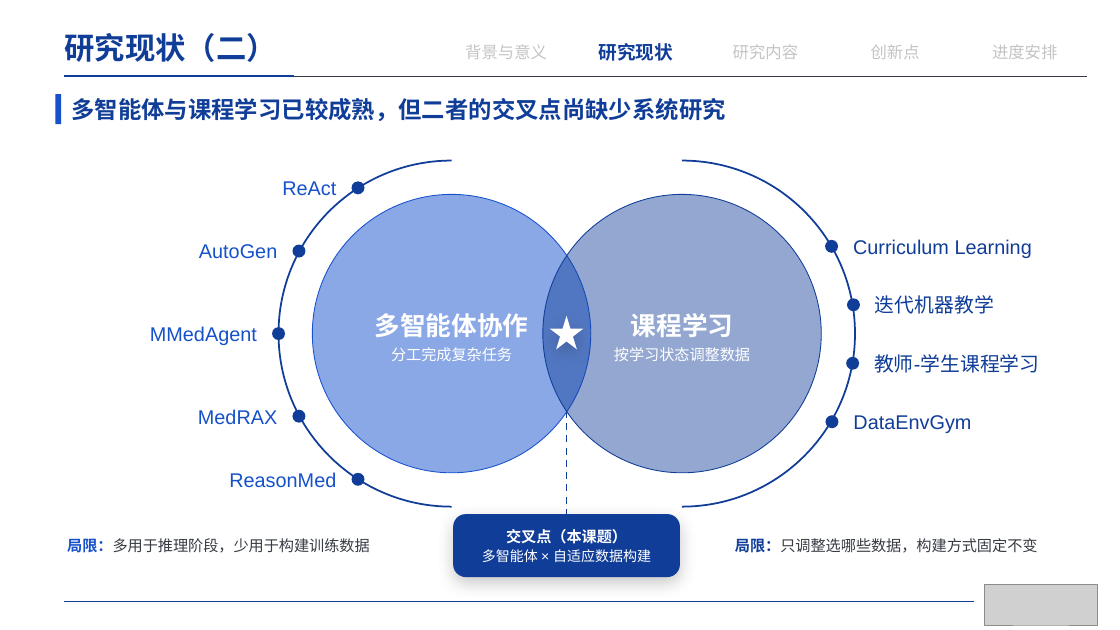
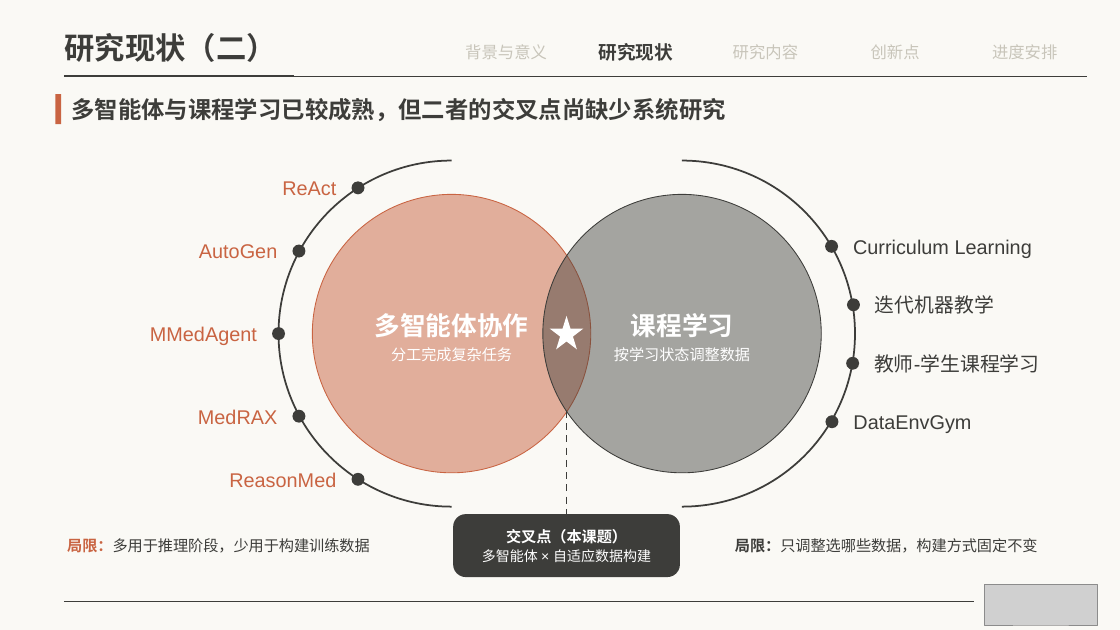
Before and after one commit to irving-2222/Graduation-Thesis, a slide deck: slide 10 of 开题答辩.pptx. Drawn at 1120x630 pixels with LibreOffice and Linux fonts; fonts in the diff are those of the drawing; grey boxes stand for pictures. Boxes give left, top, right and bottom in pixels: in the first picture for what was removed or moved away, otherwise in the second. Text is boxed around its words. In the diff, an @@ line names an element or a change of style, - is before the commit and + after.

```diff
--- a/开题答辩.pptx
+++ b/开题答辩.pptx
@@ background #FFFFFF to #FAF9F5 @@
@@ text "研究现状（二）" at <box>65,33,277,62</box>: font Arial to Cambria, text colour #103D98 to #3D3D3A @@
@@ line (64, 76) - (1088, 76): stroke #373B43 0.5 pt to #3D3D3A 0.5 pt @@
@@ line (64, 76) - (293, 76): stroke #103D98 1.75 pt to #3D3D3A 1.75 pt @@
@@ text "多智能体与课程学习已较成熟，但二者的交叉点尚缺少系统研究" at <box>71,98,725,121</box>: font Arial to Cambria, text colour #103D98 to #3D3D3A @@
@@ rectangle at <box>55,94,61,124</box>: fill #1551CA to #C96442 @@
@@ freeform shape at <box>279,160,452,507</box>: outline #103D98 1.5 pt to #3D3D3A 1.5 pt @@
@@ freeform shape at <box>682,160,855,507</box>: outline #103D98 1.5 pt to #3D3D3A 1.5 pt @@
@@ ellipse "多智能体协作" at <box>313,194,591,472</box>: fill #1652CD at 50% opacity to #C96442 at 50% opacity; outline #1652CD 0.75 pt to #C96442 0.75 pt @@
@@ ellipse "课程学习" at <box>543,194,821,472</box>: fill #103D98 at 45% opacity to #3D3D3A at 45% opacity; outline #103D98 0.75 pt to #3D3D3A 0.75 pt @@
@@ text in ellipse at <box>375,313,529,337</box>: font Arial to Cambria in "多智能体协作" @@
@@ star at <box>549,316,583,350</box>: shadow off @@
@@ text in ellipse at <box>631,313,734,337</box>: font Arial to Cambria in "课程学习" @@
@@ line (567, 411) - (567, 514): stroke #103D98 1.5 pt dashed to #3D3D3A 1.5 pt dashed @@
@@ fill #103D98 to #3D3D3A in 9 elements at <box>351,181,364,194</box>, <box>292,245,305,257</box>, <box>272,327,285,339</box>, <box>292,410,305,423</box>, <box>351,473,364,486</box>, <box>825,240,838,253</box>, <box>847,298,860,311</box>, <box>846,357,859,370</box>, <box>826,415,839,428</box> @@
@@ text colour #103D98 to #3D3D3A in 5 elements at <box>599,43,673,61</box>, <box>853,239,1032,258</box>, <box>875,295,994,314</box>, <box>874,354,1040,373</box>, <box>853,415,971,433</box> @@
@@ text colour #1551CA to #C96442 in 5 elements at <box>282,181,336,195</box>, <box>199,244,277,258</box>, <box>150,326,257,345</box>, <box>198,409,277,424</box>, <box>229,472,336,487</box> @@
@@ text "局限：多用于推理阶段，少用于构建训练数据" at <box>67,538,370,553</box>: text colour #1551CA to #C96442, text colour #373B43 to #3D3D3A in "局限：多用于推理阶段，少用于构建训练数据" @@
@@ rounded rectangle "交叉点（本课题）" at <box>453,514,680,577</box>: fill #103D98 to #3D3D3A; shadow off @@
@@ text "局限：只调整选哪些数据，构建方式固定不变" at <box>735,538,1038,553</box>: text colour #103D98 to #3D3D3A, text colour #373B43 to #3D3D3A in "局限：只调整选哪些数据，构建方式固定不变" @@
@@ line (64, 602) - (974, 602): stroke #103D98 0.5 pt to #3D3D3A 0.5 pt @@
```
Also in this commit, not shown: 21 other slides changed, 1 other file.
